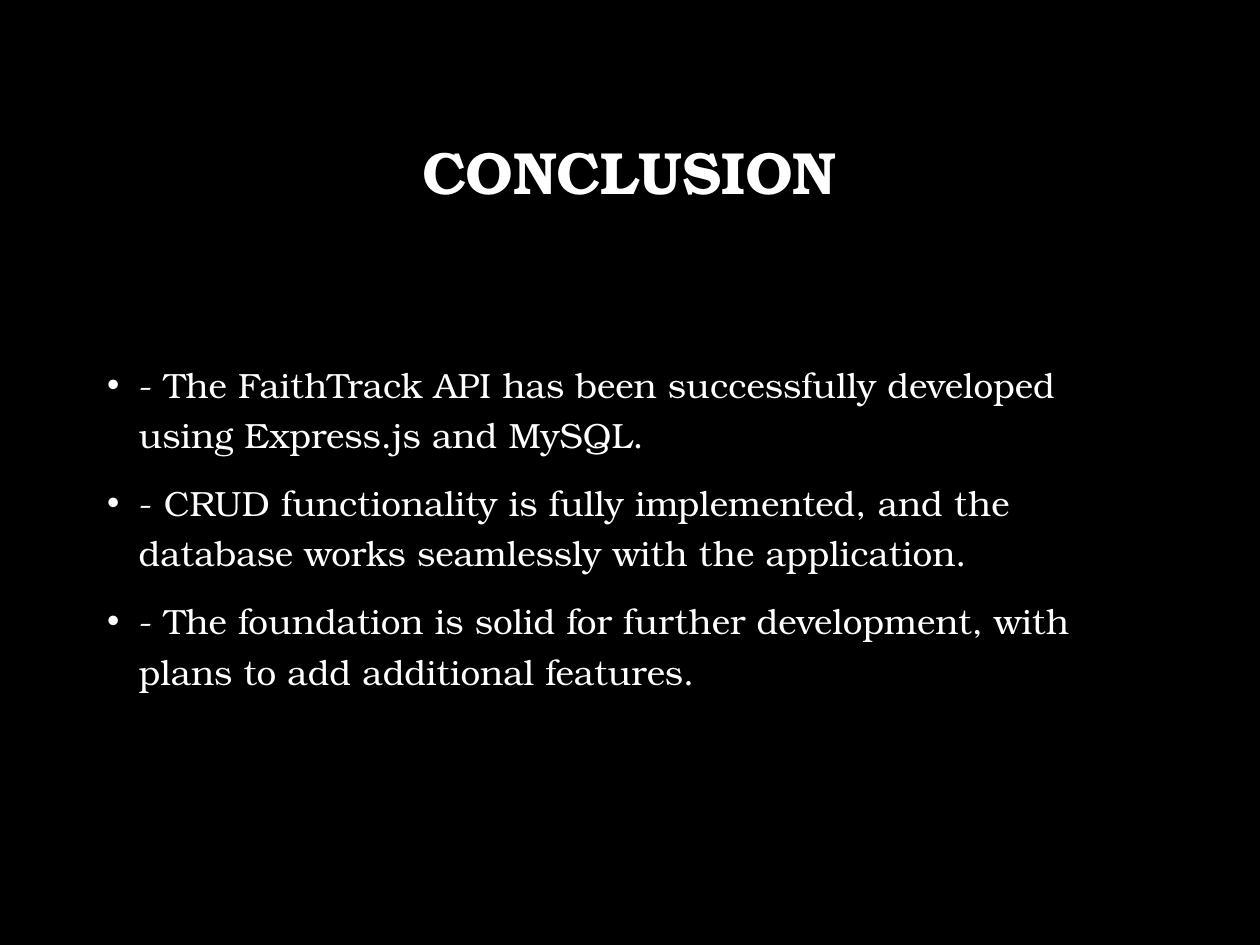
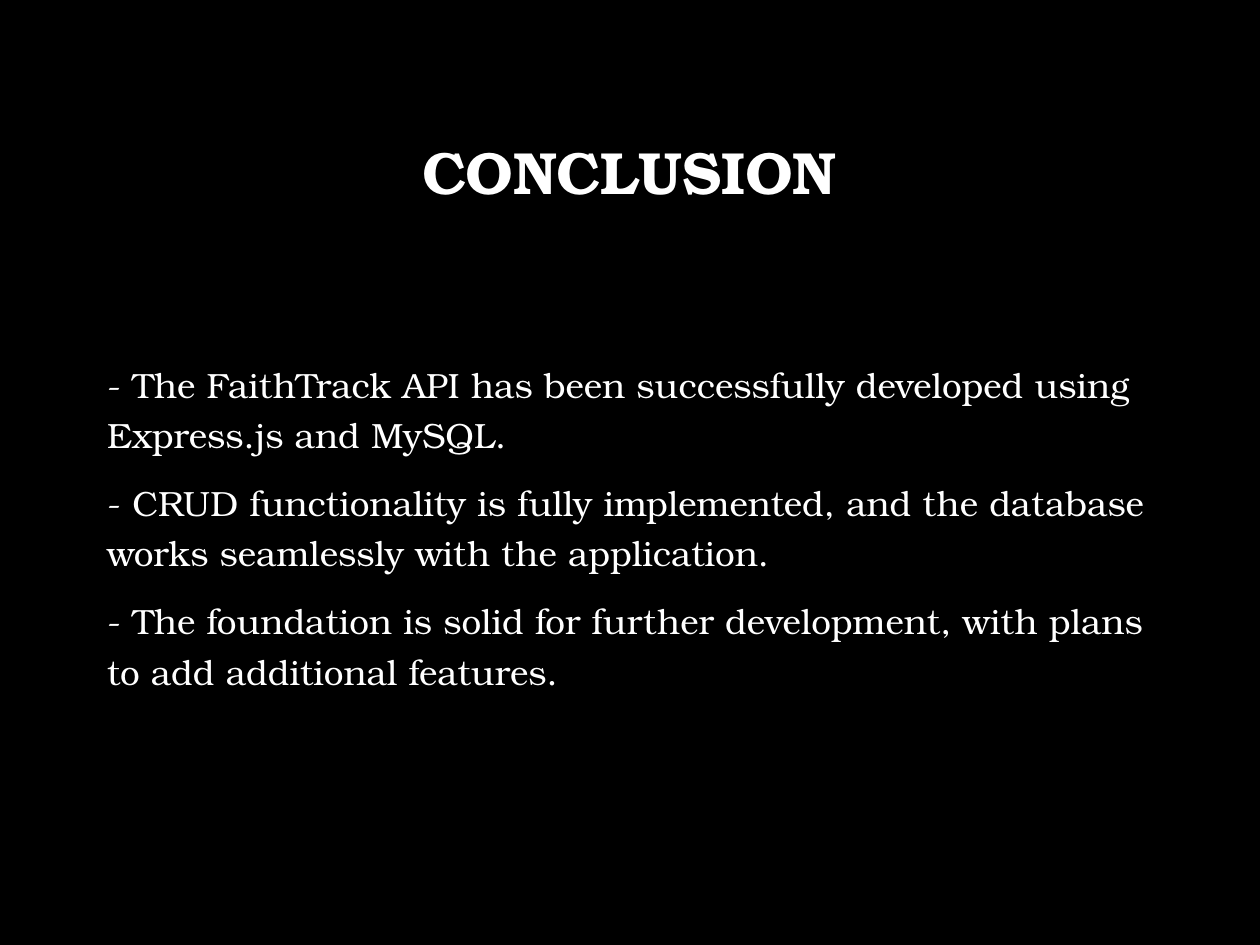
Before and after one commit to matthewkollar/CST-391-Milestone-3-Benchmark, a slide deck: slide 7 of docs/FaithTrack_Milestone_3_Presentation.pptx. Drawn at 1260x945 pixels with LibreOffice and Linux fonts; fonts in the diff are those of the drawing; background and template pictures are left out. Boxes give left, top, right and bottom in pixels: in the first picture for what was removed or moved away, otherwise in the second. Text is boxed around its words. In the diff, an @@ line names an element or a change of style, - is before the commit and + after.

```diff
--- a/docs/FaithTrack_Milestone_3_Presentation.pptx
+++ b/docs/FaithTrack_Milestone_3_Presentation.pptx
@@ text "- The FaithTrack API has ..." at box(107, 372, 1144, 686): bullet • to none @@
```
Also in this commit, not shown: 5 other slides changed.
